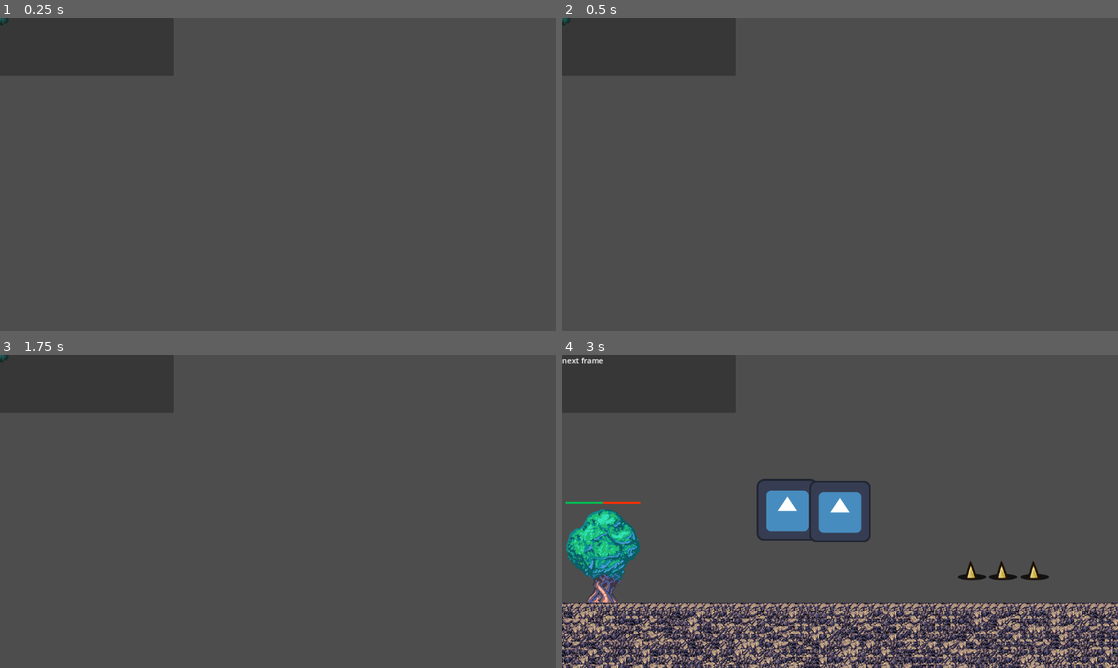
Above: before the commit, frames 1-4 (two rows, left to right).
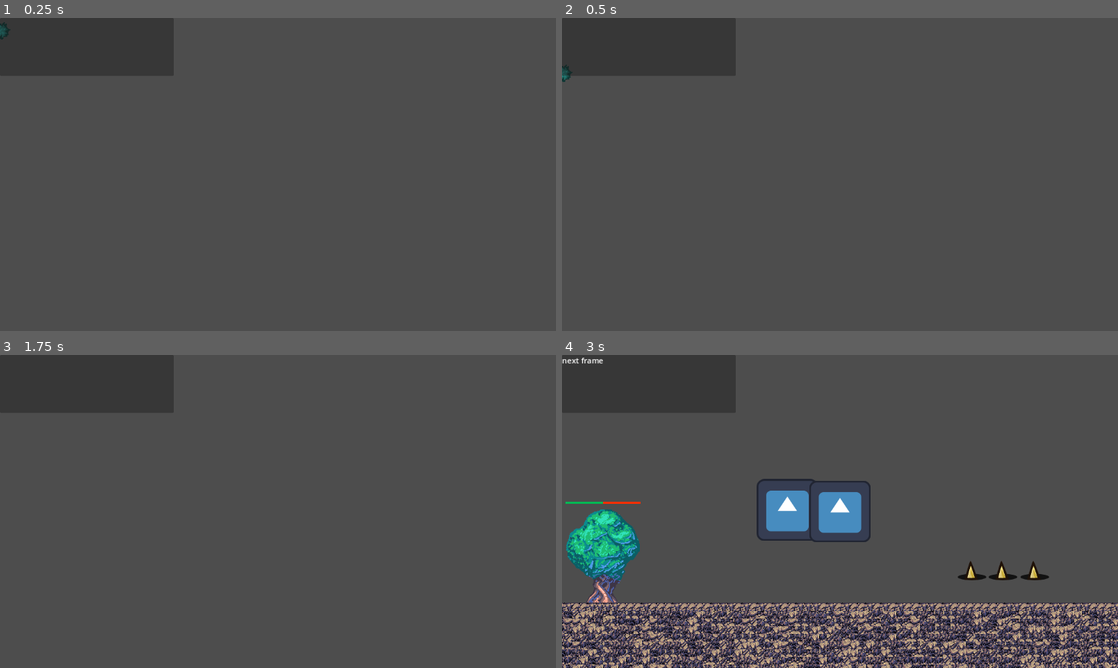
Above: after the commit, the same moments.

Repository: Ikkisoad/Amazon-Guardians
Game: Godot game, scene res://scenes/player_resource/leaves/leaves.tscn
Two runs of this game, one before a commit and one after it. Both use one fixed random seed, a clock stepped at 60 frames per second and the inputs below. This scene is started directly instead of the project's main scene. The engine's default icon, where the game draws it, is replaced by a stand-in: a white triangle on a blue panel in a dark square.
Inputs:
- Up to frame 1 (0.25 s): no input
- Up to frame 2 (0.5 s): no input
- Up to frame 3 (1.75 s): hold D (right) from 0.53 s (still down); tap N (frameAdvance) at 0.6, 1.35 s; tap Space (jump) at 0.77, 1.52 s; tap Enter at 1.25 s
- Up to frame 4 (3 s): tap Escape (reset) at 2, 2.75 s; release D (right) at 2.03 s; hold A (left) 2.03-2.78 s; tap C (swap) at 2.1 s; tap N (frameAdvance) at 2.3 s; hold D (right) from 2.78 s (still down); tap X (trap) at 2.85 s

The runs differ from the first frame. In frame 1, less than 0.1% of the frame differs, in the area x 0-2%, y 0-7%; in frame 2, less than 0.1%, in the area x 0-2%, y 0-21%; in frame 3, less than 0.1%; in frame 4, nothing differs.

Commit message:
Base resource

Diff:
--- a/scenes/main.tscn
+++ b/scenes/main.tscn
@@ -27,5 +27,6 @@
 
 [node name="TreeResource" parent="." instance=ExtResource("5_ktgpv")]
 position = Vector2(128, 399)
+health = 50
 tmrResourceMin = 1
 tmrResourceMax = 2
--- a/scenes/player_resource/base_player_resource/base_player_resource.gd
+++ b/scenes/player_resource/base_player_resource/base_player_resource.gd
@@ -1,19 +1,24 @@
-extends CharacterBody2D
+extends RigidBody2D
 @onready var tmr_base_player_resource = $tmrBasePlayerResource
 
-@export var tmrDespawnMin = 50
-@export var tmrDespawnMax = 150
-var gravity = ProjectSettings.get_setting("physics/2d/default_gravity")
+@export var tmrDespawnMin = 1
+@export var tmrDespawnMax = 2
+var playerResourceType = Global.PlayerResourceType.LEAVES
+
+var resourceScene
+#var gravity = ProjectSettings.get_setting("physics/2d/default_gravity")
 
 # Called when the node enters the scene tree for the first time.
 func _ready():
 	startDespawnTimer()
+	setResourceScene()
 
-func _physics_process(delta):
-	velocity.y += gravity * delta
+#func _physics_process(delta):
+	#velocity.y += gravity * delta
+	#move_and_slide()
 
 func _on_tmr_base_player_resource_timeout():
-	Log.print("Despawned")
+	spawnResource()
 	queue_free()
 
 func startDespawnTimer():
@@ -22,3 +27,15 @@
 
 func _on_a_2d_base_player_resource_body_entered(body):
 	Log.print("Body detected")
+
+func setResourceScene():
+	match playerResourceType:
+		Global.PlayerResourceType.LEAVES:
+			resourceScene = preload("res://scenes/resources/tree_resource/tree_resource.tscn")
+
+#TODO pqq isso n ta funcionando?
+func spawnResource():
+	var newResource = resourceScene.instantiate()
+	#get_parent().add_sibling(newResource)
+	add_child(newResource)
+	#newResource.global_position = global_position
--- a/scenes/player_resource/base_player_resource/base_player_resource.tscn
+++ b/scenes/player_resource/base_player_resource/base_player_resource.tscn
@@ -20,8 +20,8 @@
 
 [sub_resource type="RectangleShape2D" id="RectangleShape2D_ag4p1"]
 
-[node name="BasePlayerResource" type="CharacterBody2D"]
-collision_layer = 0
+[node name="BasePlayerResource" type="RigidBody2D"]
+collision_layer = 4
 collision_mask = 4
 script = ExtResource("1_l6a41")
 
--- a/scenes/player_resource/leaves/leaves.tscn
+++ b/scenes/player_resource/leaves/leaves.tscn
@@ -2,9 +2,13 @@
 
 [ext_resource type="PackedScene" uid="uid://bot5k4oc4qdro" path="res://scenes/player_resource/base_player_resource/base_player_resource.tscn" id="1_t8478"]
 
-[sub_resource type="RectangleShape2D" id="RectangleShape2D_b33n3"]
+[sub_resource type="RectangleShape2D" id="RectangleShape2D_jvqps"]
 
 [node name="Leaves" instance=ExtResource("1_t8478")]
 
 [node name="CollisionShape2D" type="CollisionShape2D" parent="a2dBasePlayerResource" index="0"]
-shape = SubResource("RectangleShape2D_b33n3")
+shape = SubResource("RectangleShape2D_jvqps")
+
+[node name="csBasePlayerResource" parent="." index="3"]
+position = Vector2(0, 5)
+debug_color = Color(1.68458e-06, 0.641525, 0.332903, 0.42)
--- a/scenes/resources/base_resource/base_resource.gd
+++ b/scenes/resources/base_resource/base_resource.gd
@@ -3,13 +3,22 @@
 @export var health = 100
 @onready var tmr_resource = $tmrResource
 @export var resourceType:Global.ResourceType = Global.ResourceType.TREE
+@onready var pb_resource = $pbResource
+@onready var tmr_health_regen = $tmrHealthRegen
 
+var playerResourceScene
 var playerResource
 
 @export var tmrResourceMin = 100
 @export var tmrResourceMax = 500
+@export var tmrMinHealthRegen = 5
+@export var tmrMaxHealthRegen = 10
+@export var minHealthRegen = 1
+@export var maxHealthRegen = 5
 
 func _ready():
+	startHealthRegenTimer()
+	updateHUD()
 	startPlayerResourceTimer()
 	setPlayerResource()
 
@@ -18,15 +27,28 @@
 
 
 func _on_tmr_resource_timeout():
-	Log.print("Spawn player resource")
-	var newResource = playerResource.instantiate()
+	var newResource = playerResourceScene.instantiate()
+	newResource.playerResourceType = playerResource
 	add_child(newResource)
+	newResource.global_position.x += randi_range(-15, 15)
 	startPlayerResourceTimer()
 
 func startPlayerResourceTimer():
 	tmr_resource.start(randi_range(tmrResourceMin, tmrResourceMax))
 
+func startHealthRegenTimer():
+	tmr_health_regen.start(randi_range(tmrMinHealthRegen, tmrMaxHealthRegen))
 func setPlayerResource():
 	match resourceType:
 		Global.ResourceType.TREE:
-			playerResource = preload("res://scenes/player_resource/leaves/leaves.tscn")
+			playerResourceScene = preload("res://scenes/player_resource/leaves/leaves.tscn")
+			playerResource = Global.PlayerResourceType.LEAVES
+
+
+func _on_tmr_health_regen_timeout():
+	health += randi_range(minHealthRegen, maxHealthRegen)
+	startHealthRegenTimer()
+	updateHUD()
+
+func updateHUD():
+	pb_resource.value = health
--- a/scenes/resources/base_resource/base_resource.tscn
+++ b/scenes/resources/base_resource/base_resource.tscn
@@ -26,5 +26,8 @@
 [node name="tmrResource" type="Timer" parent="."]
 one_shot = true
 
+[node name="tmrHealthRegen" type="Timer" parent="."]
+
 [connection signal="body_entered" from="a2dResource" to="." method="_on_body_entered"]
 [connection signal="timeout" from="tmrResource" to="." method="_on_tmr_resource_timeout"]
+[connection signal="timeout" from="tmrHealthRegen" to="." method="_on_tmr_health_regen_timeout"]
--- a/scenes/system/Global.gd
+++ b/scenes/system/Global.gd
@@ -2,6 +2,7 @@
 
 enum TrapType {WOOD}
 enum ResourceType {TREE}
+enum PlayerResourceType {LEAVES}
 
 func _input(event):
 	if event.is_action_pressed("reset"):
--- a/scenes/system/log.gd
+++ b/scenes/system/log.gd
@@ -38,9 +38,9 @@
 			panel.visible = true
 
 
-func print(message: String) -> void:
+func print(message) -> void:
 	if debug:
 		if rich_text_label:
-			rich_text_label.append_text(message + "\n")
+			rich_text_label.append_text(str(message) + "\n")
 
 	print(message)
